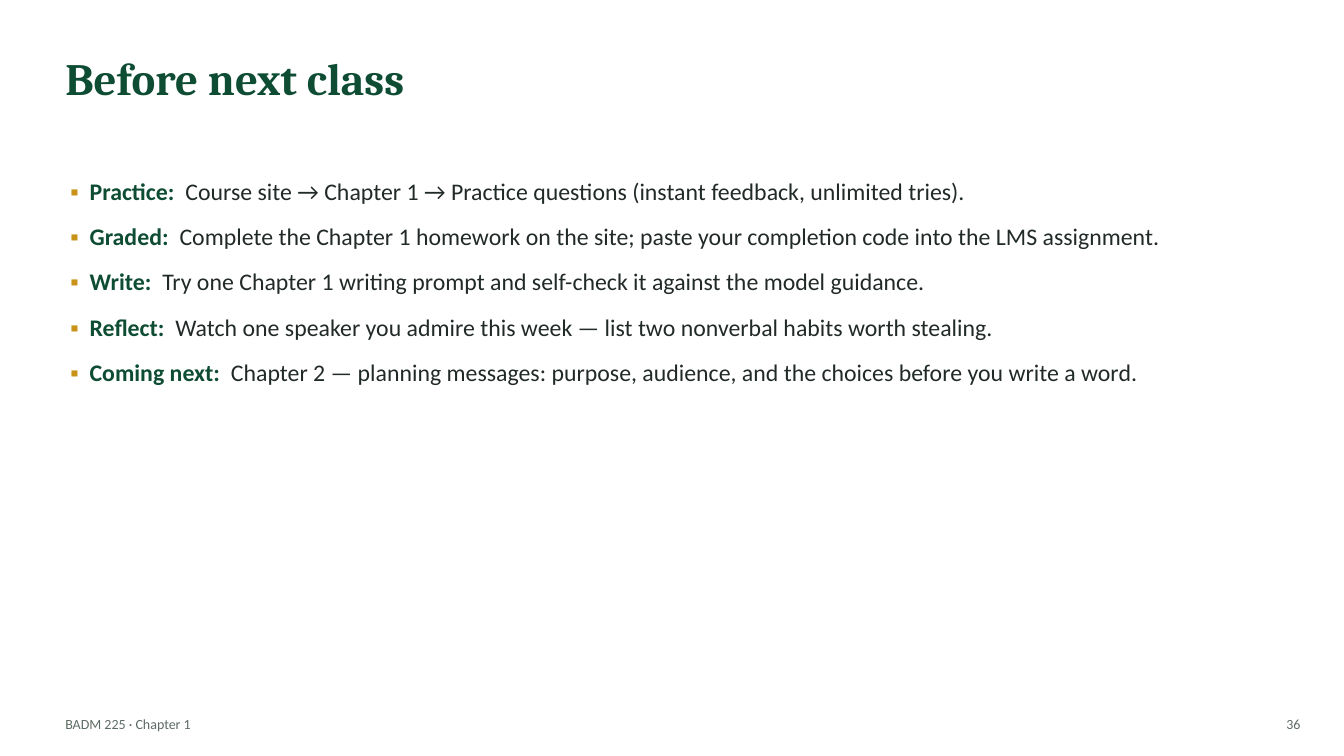
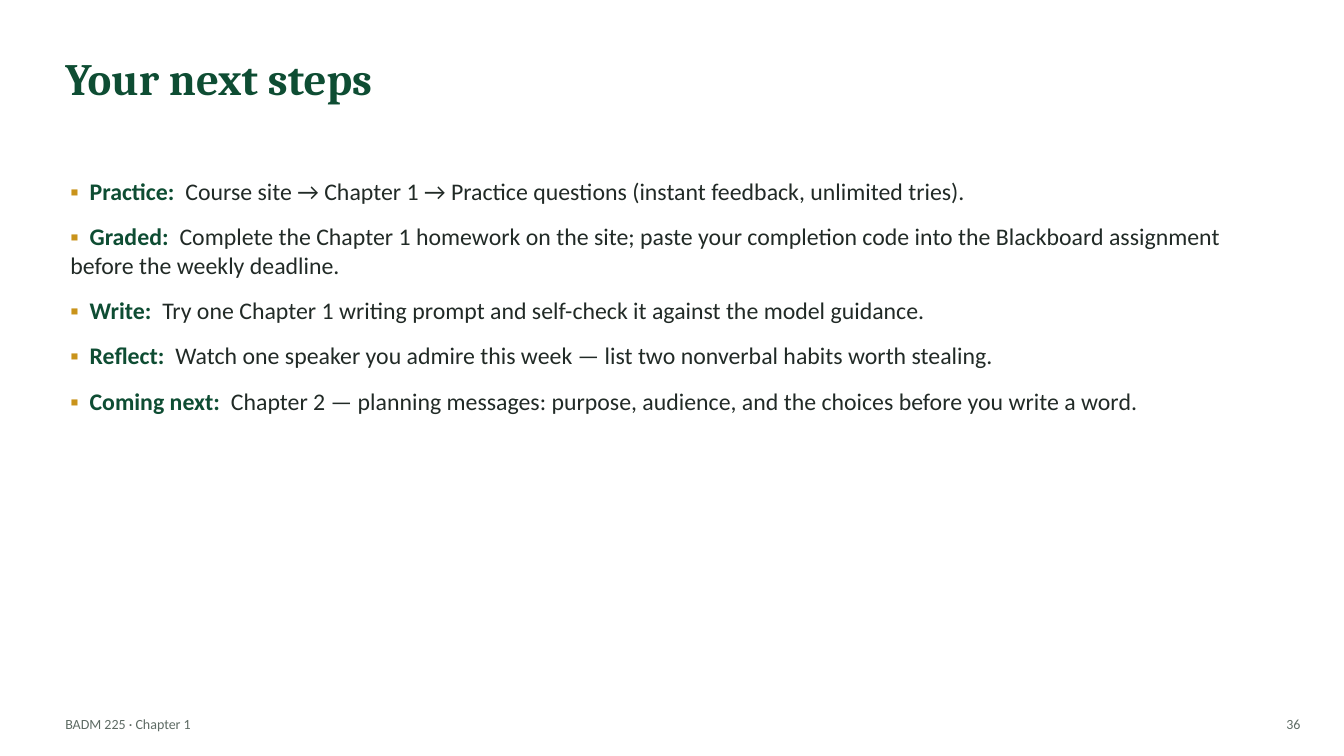
Before and after one commit to dbussan/badm-225, a slide deck: slide 36 of slides/ch01-communicating-in-todays-workplace.pptx. Drawn at 1344x756 pixels with LibreOffice and Linux fonts; fonts in the diff are those of the drawing. Boxes give left, top, right and bottom in pixels: in the first picture for what was removed or moved away, otherwise in the second. Text is boxed around its words. In the diff, an @@ line names an element or a change of style, - is before the commit and + after.

Commit message:
Ch1 deck: make closing slide delivery-neutral for async sections

```diff
--- a/slides/ch01-communicating-in-todays-workplace.pptx
+++ b/slides/ch01-communicating-in-todays-workplace.pptx
@@ text at bbox=[65, 65, 372, 105]: text changed @@
-Before next class
+Your next steps
@@ text at bbox=[70, 228, 1219, 278]: text changed @@
-▪ Graded: Complete the Chapter 1 homework on the site; paste your completion code into the LMS assignment.
+▪ Graded: Complete the Chapter 1 homework on the site; paste your completion code into the Blackboard assignment before the weekly deadline.
```
Also in this commit, not shown: 1 other file.
